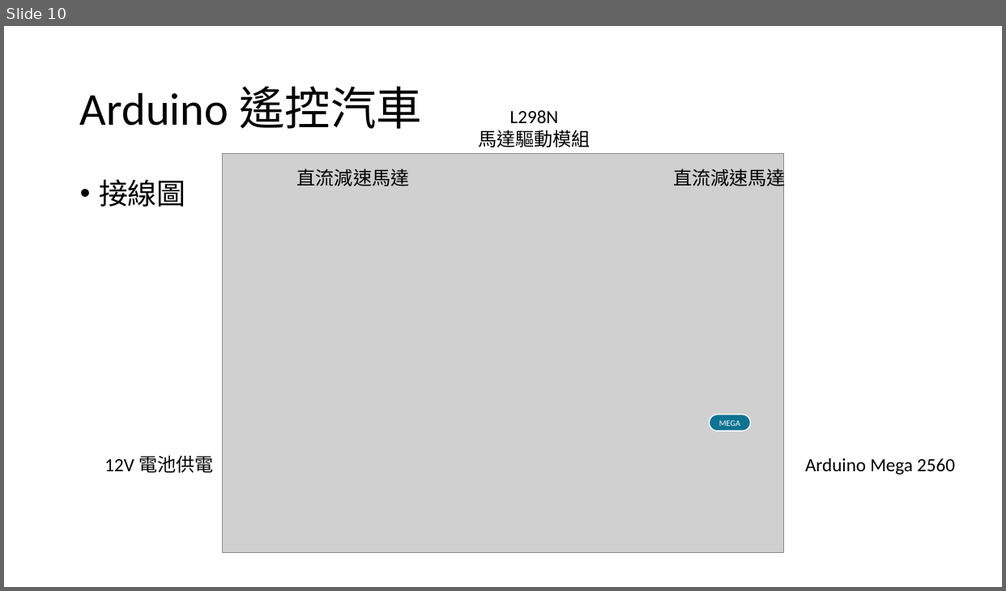
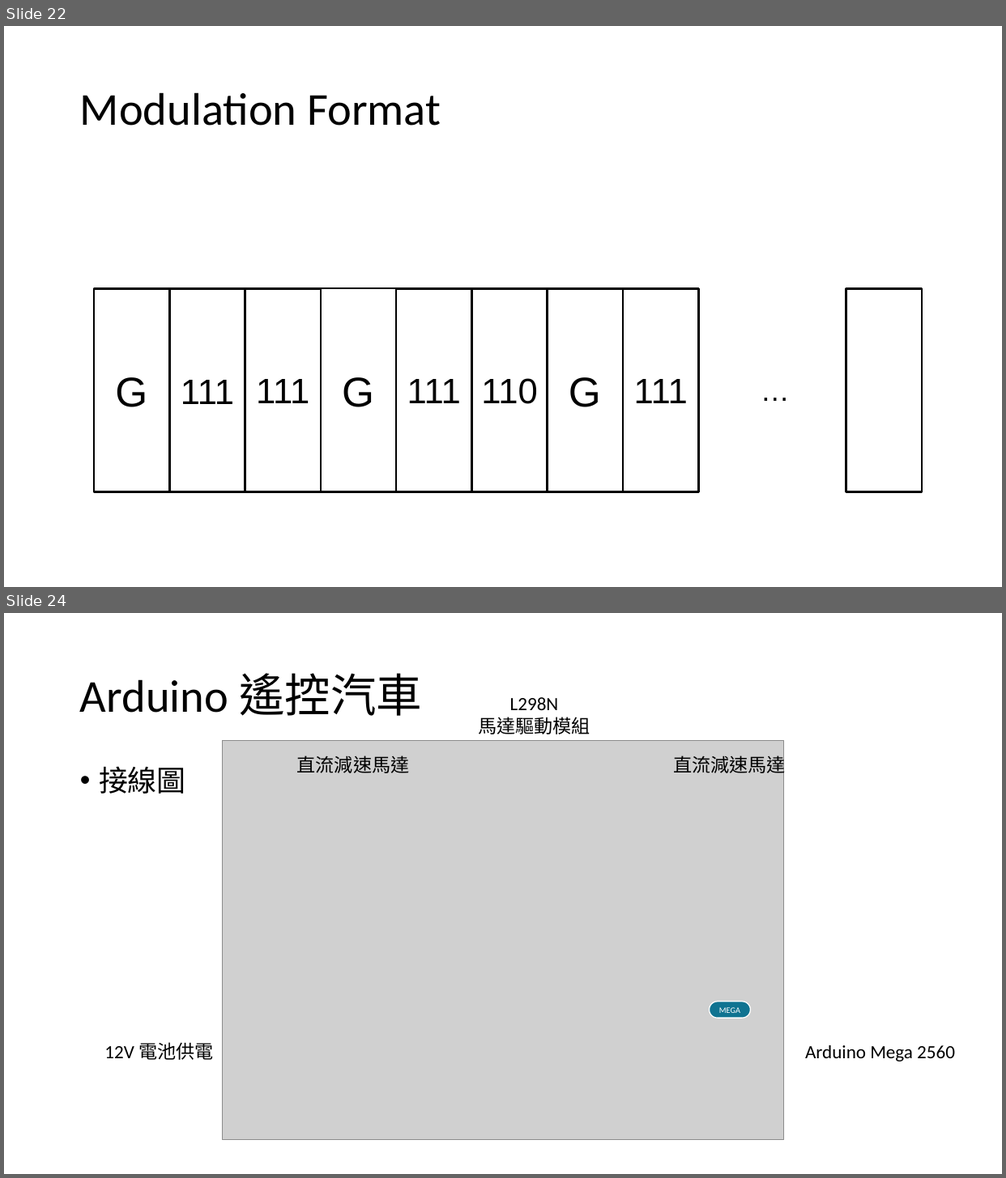
Before and after one commit to as468579/Intelligent-Vehicles-Introduction, a slide deck: final/智慧型汽車期末報告.pptx. Shown one above the other, each under a label of ours: slide 10 before the commit, slides 22 and 24 after it; the slides between them are not shown. The pictures are 1006x591 and 1006x1178 pixels, drawn with LibreOffice and Linux fonts; fonts in the diff are those of the drawing; grey boxes stand for pictures. Boxes give left, top, right and bottom in pixels: in the first picture for what was removed or moved away, otherwise in the second. Text is boxed around its words. In the diff, an @@ line names an element or a change of style, - is before the commit and + after.

```diff
--- a/final/智慧型汽車期末報告.pptx
+++ b/final/智慧型汽車期末報告.pptx
@@ slide 22 added at box(4, 26, 1002, 587), background #FFFFFF @@
@@ title added at box(80, 92, 441, 126), 44 pt, text #000000 @@
+Modulation Format
@@ rectangle added at box(94, 288, 169, 493), outline #000000 2 pt @@
@@ rectangle added at box(169, 288, 245, 493), outline #000000 2 pt @@
@@ rectangle added at box(245, 288, 321, 493), outline #000000 2 pt @@
@@ rectangle added at box(321, 288, 396, 493), outline #000000 2 pt @@
@@ rectangle added at box(396, 288, 472, 493), outline #000000 2 pt @@
@@ rectangle added at box(472, 288, 548, 493), outline #000000 2 pt @@
@@ rectangle added at box(548, 288, 623, 493), outline #000000 2 pt @@
@@ rectangle added at box(623, 288, 699, 493), outline #000000 2 pt @@
@@ rectangle added at box(846, 288, 922, 493), outline #000000 2 pt @@
@@ text added at box(115, 378, 147, 408), 40 pt, text #000000 @@
+G
@@ text added at box(181, 380, 234, 404), 34 pt, text #000000 @@
+111
@@ text added at box(256, 379, 309, 403), 34 pt, text #000000 @@
+111
@@ text added at box(342, 378, 374, 408), 40 pt, text #000000 @@
+G
@@ text added at box(407, 379, 461, 403), 34 pt, text #000000 @@
+111
@@ text added at box(481, 378, 537, 404), 34 pt, text #000000 @@
+110
@@ text added at box(569, 378, 601, 408), 40 pt, text #000000 @@
+G
@@ text added at box(634, 379, 688, 403), 34 pt, text #000000 @@
+111
@@ text added at box(753, 369, 798, 412), 28 pt, text #000000 @@
+…
@@ what was slide 10 is now slide 24 @@
```
Also in this commit, not shown: 5 slides changed, 18 other slides added, 4 slides removed, 1 other file.
